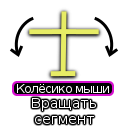
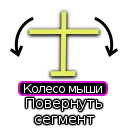
Layered file, before and after one edit (128x128). Changes by layer:
renamed "Вращать сегмент" to "Повернуть сегмент", painted on it over [26, 98, 102, 117]
painted on "Drop Shadow #2" over [24, 96, 104, 117]
renamed "Колёсико мыши" to "Колесо мыши", painted on it over [18, 84, 109, 93]
painted on "mouse box" over [12, 81, 114, 96]
